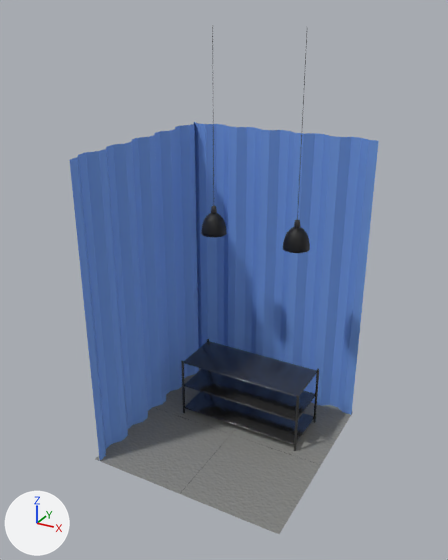
What one commit did to the glTF model public/Warehouse.glb.
The view is the same before and after, from a 50 mm camera at (20.1, -37.7, 32.9) aimed at (-0.2, -0.8, 14.4). The lights are fixed; the arrows at lower left show +X, +Y and +Z.
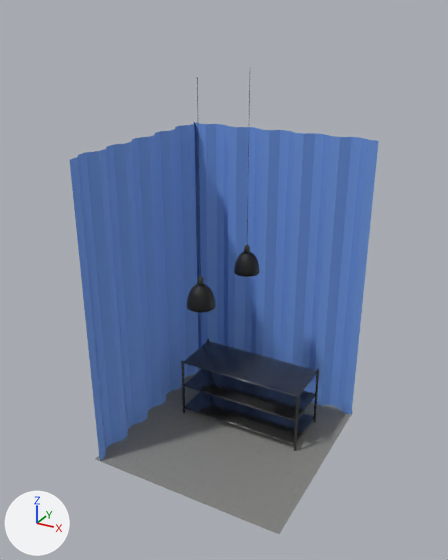
What differs and where, as boxes (x1, y1, x2, y2) in the pictures (448 x 560 px):
'Sphere', moved, turned
    before: (201, 25, 310, 253)
    after: (187, 77, 259, 313)

The edits, one by one:
Object 'Sphere' (ob_sphere) moves from (-3.06, 2.68, 16.52) to (-0.05, -4.45, 13.87).
Object 'Sphere' (ob_sphere) turns from (0, 0, 180) to (0, 0, -90) degrees about x, y and z.
